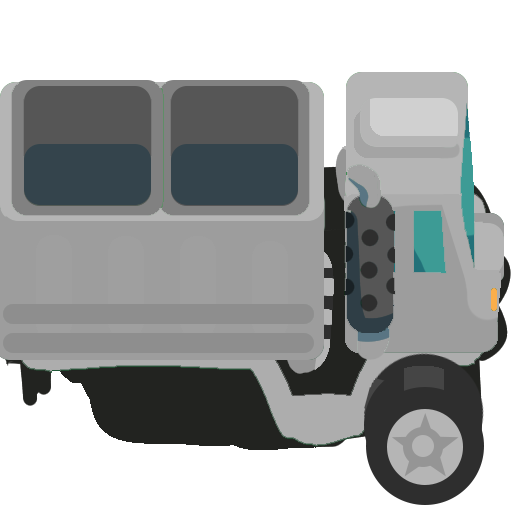
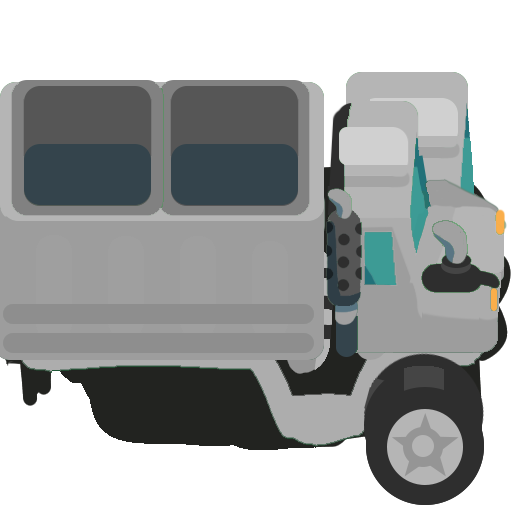
Revision of a layered 512 × 512 image; what changed, layer by layer:
added layer "cab_fed_color" above "cab_federation" over [left=326, top=101, right=507, bottom=355]
added layer "cab_federation" above "truck_cab_color" over [left=326, top=101, right=507, bottom=360]
added layer "Layer 8" above "bottom" over [left=363, top=353, right=484, bottom=505]
